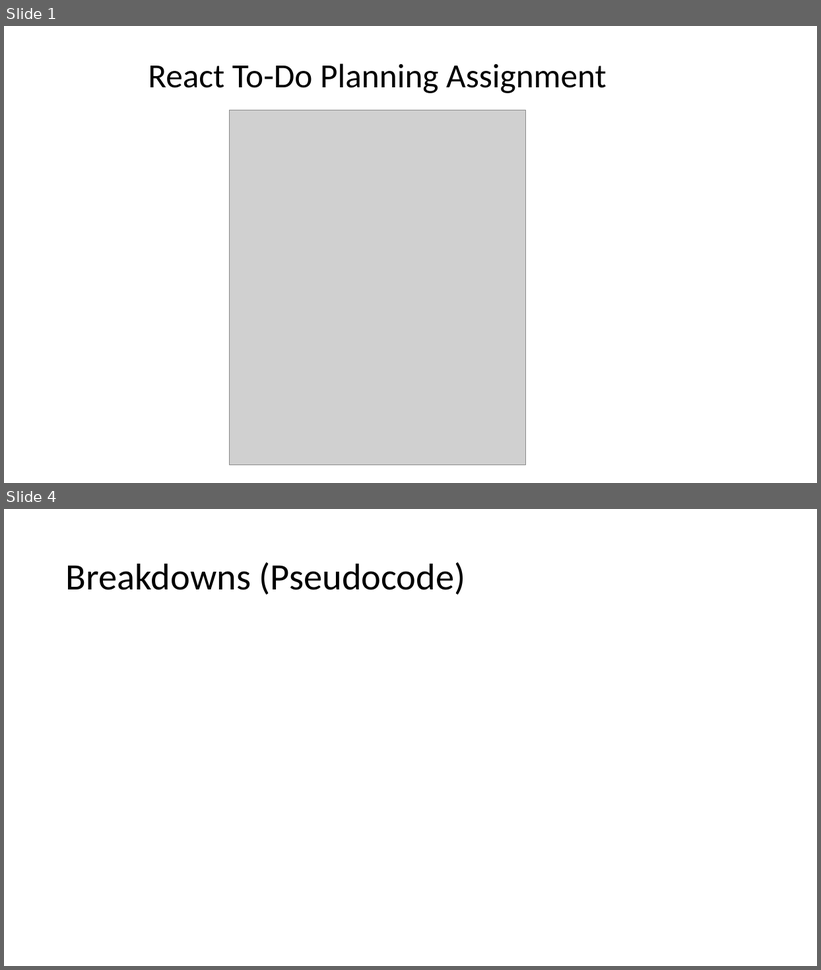
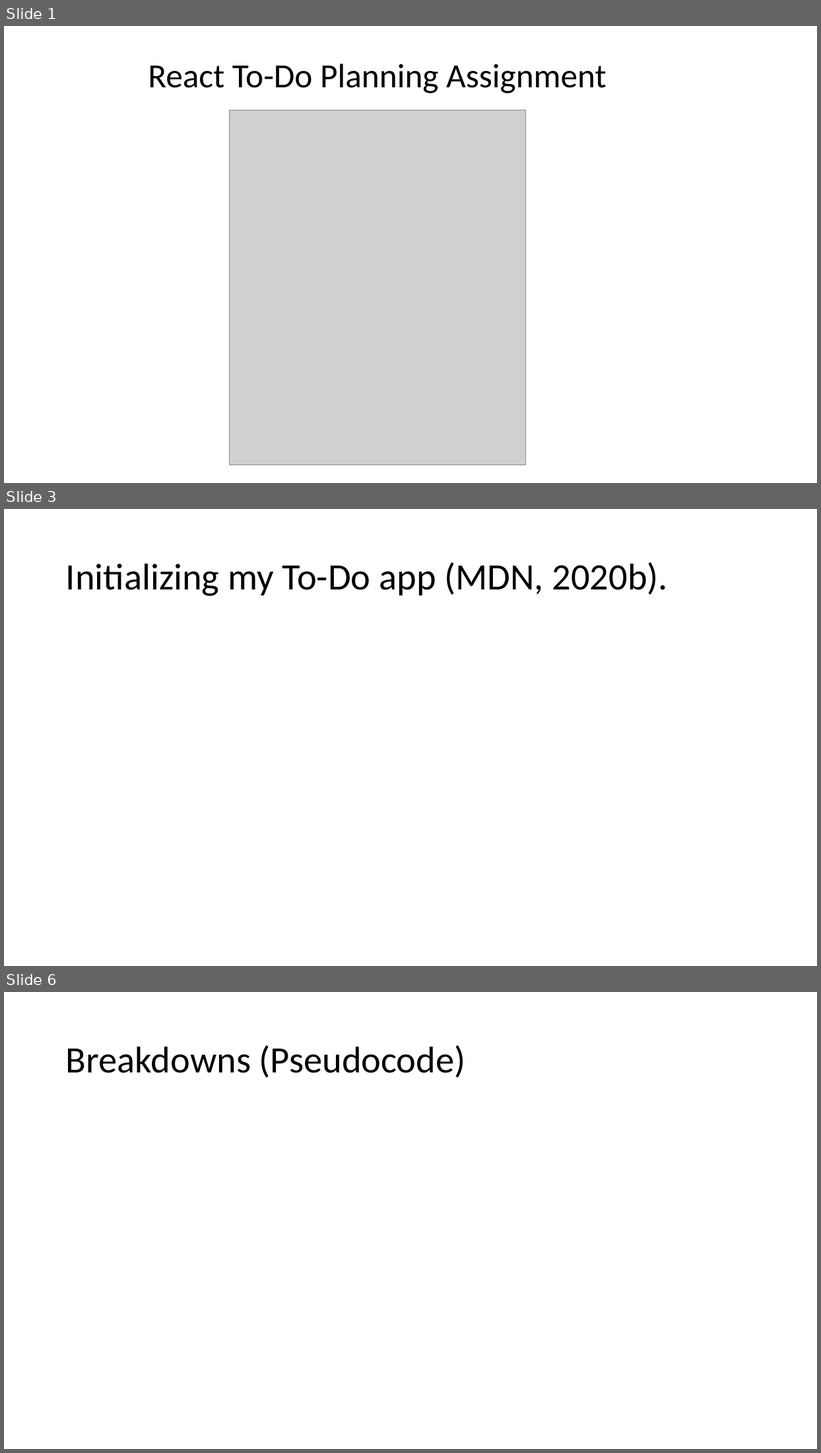
Before and after one commit to jia-von/react-app-planning-assignment, a slide deck: To-Do-App-Illustrations/React To-Do Planning Assignment.pptx. Shown one above the other, each under a label of ours: slides 1 and 4 before the commit, slides 1, 3 and 6 after it; the slides between them are not shown. The pictures are 821x970 and 821x1453 pixels, drawn with LibreOffice and Linux fonts; fonts in the diff are those of the drawing; grey boxes stand for pictures. Boxes give left, top, right and bottom in pixels: in the first picture for what was removed or moved away, otherwise in the second. Text is boxed around its words. In the diff, an @@ line names an element or a change of style, - is before the commit and + after.

```diff
--- a/To-Do-App-Illustrations/React To-Do Planning Assignment.pptx
+++ b/To-Do-App-Illustrations/React To-Do Planning Assignment.pptx
@@ slide 3 added at <box>4,509,817,966</box>, background #FFFFFF @@
@@ title added at <box>66,562,668,596</box>, 44 pt, text #000000 @@
+Initializing my To-Do app (MDN, 2020b).
@@ what was slide 4 is now slide 6 @@
```
Also in this commit, not shown: 1 slide changed, 2 other slides added, 1 slide removed, 2 other files.
